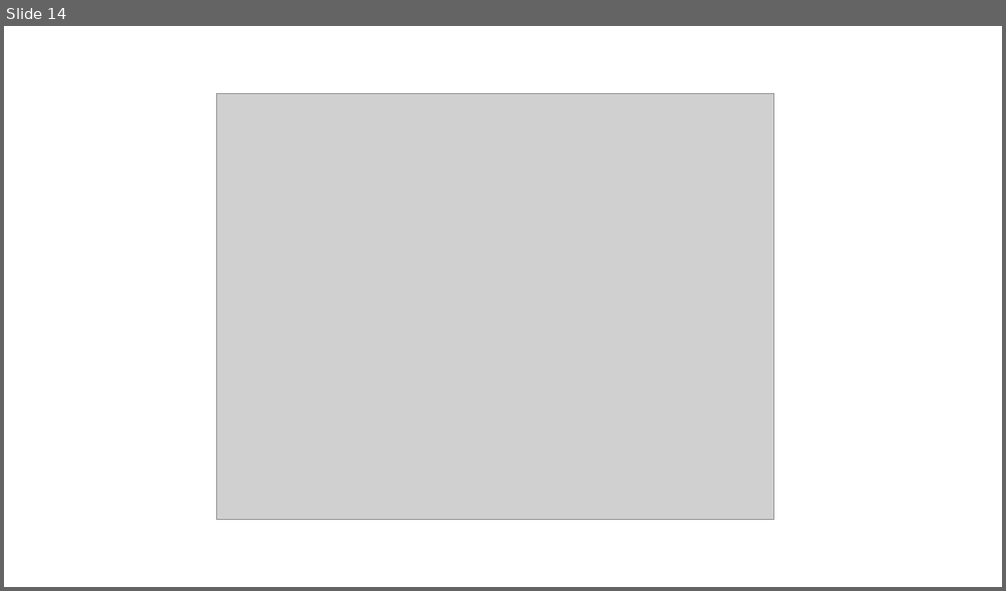
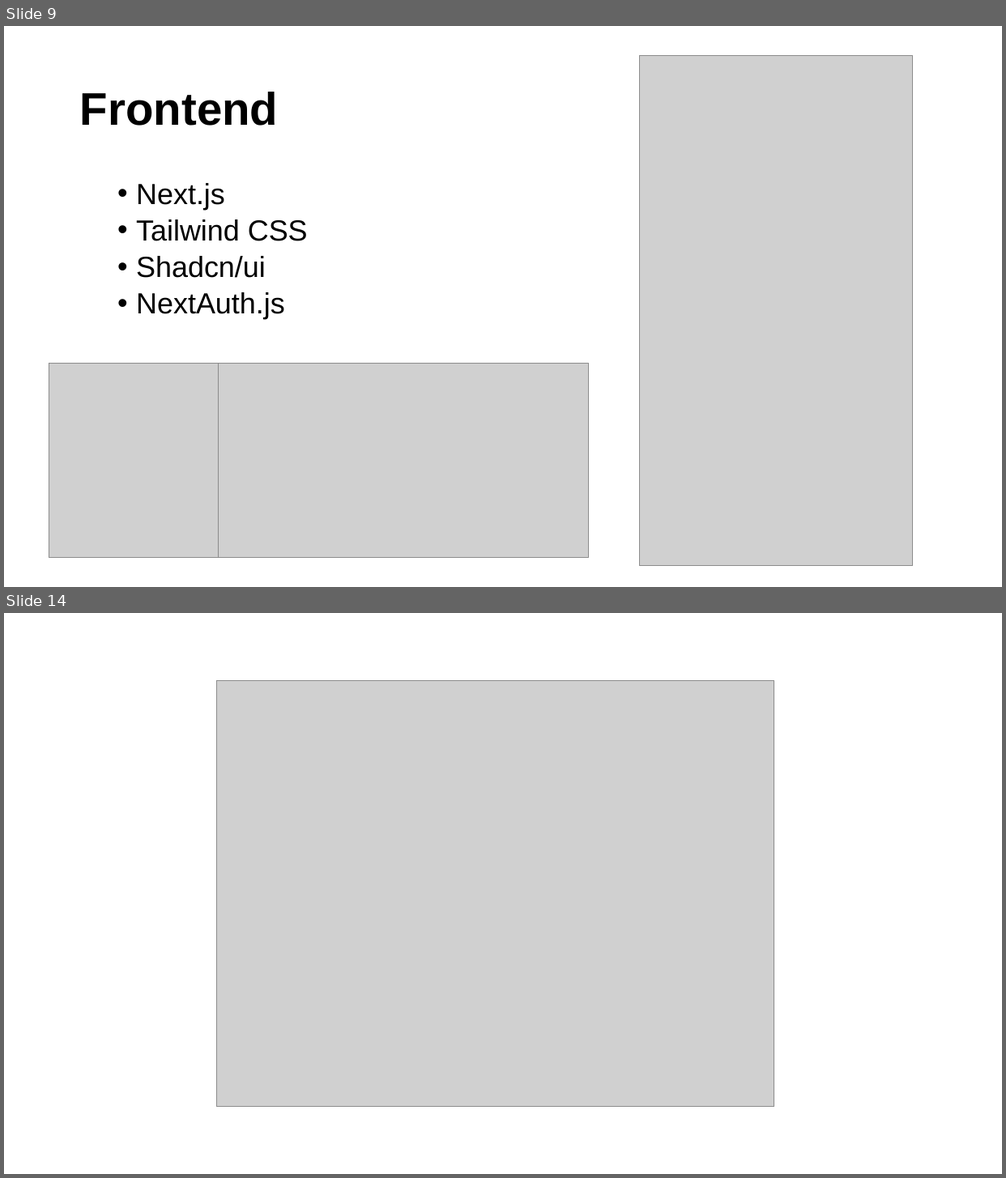
Before and after one commit to SzigetvariMark/pcweb, a slide deck: Bemutato.pptx. Shown one above the other, each under a label of ours: slide 14 before the commit, slides 9 and 14 after it; the slides between them are not shown. The pictures are 1006x591 and 1006x1178 pixels, drawn with LibreOffice and Linux fonts; fonts in the diff are those of the drawing; grey boxes stand for pictures. Boxes give left, top, right and bottom in pixels: in the first picture for what was removed or moved away, otherwise in the second. Text is boxed around its words. In the diff, an @@ line names an element or a change of style, - is before the commit and + after.

```diff
--- a/Bemutato.pptx
+++ b/Bemutato.pptx
@@ slide 9 added at (4,26,1002,587), background #FFFFFF @@
@@ picture added at (640,56,913,566) @@
@@ title added at (80,92,278,126), 44 pt, text #000000, bold @@
+Frontend
@@ text added at (136,183,308,319), 28 pt, text #000000 @@
+  • Next.js
+  • Tailwind CSS
+  • Shadcn/ui
+  • NextAuth.js
@@ picture added at (49,364,243,557) @@
@@ picture added at (218,364,588,557) @@
```
Also in this commit, not shown: 8 slides changed, 3 other slides added, 3 slides removed, 1 other file.
